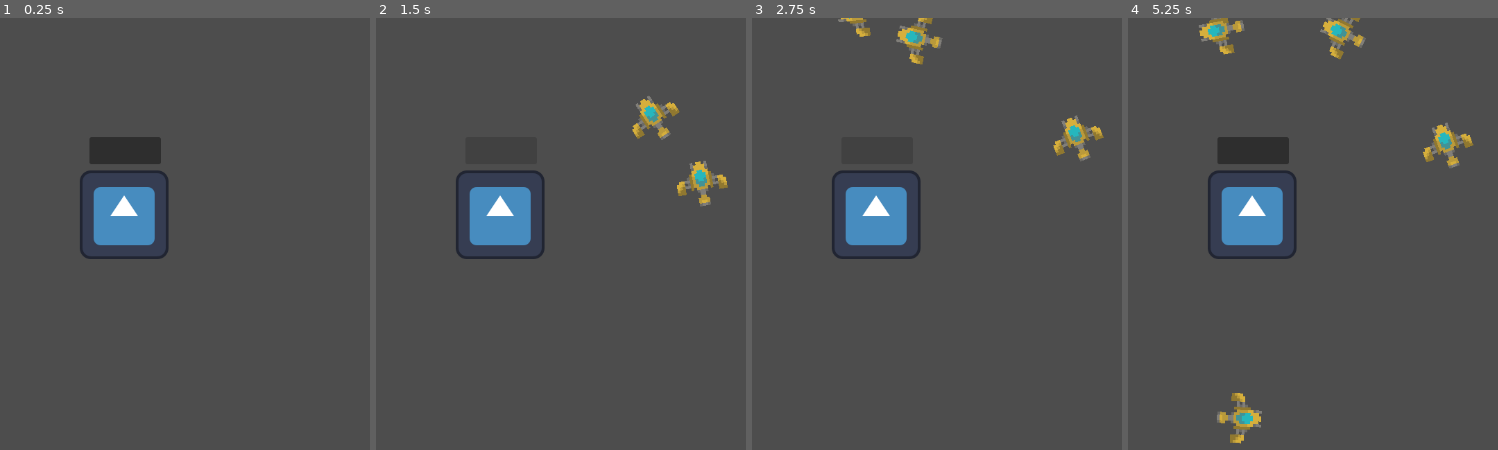
Above: before the commit, frames 1-4 (left to right).
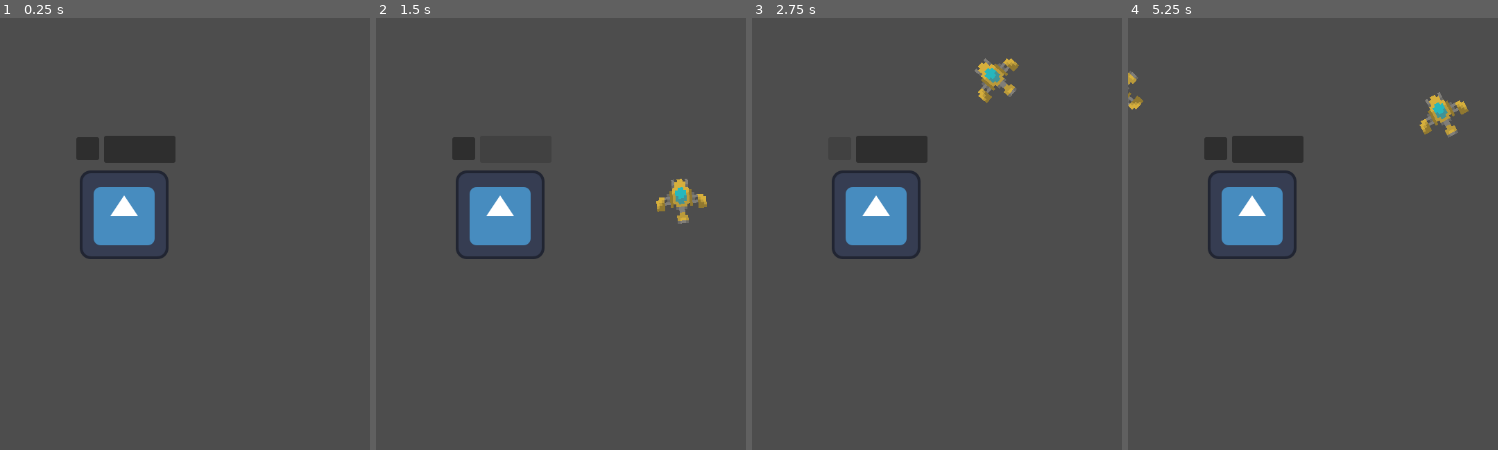
Above: after the commit, the same moments.

Repository: Luminescent-Cheese/Space-Empire
Game: Godot game, scene res://game.tscn
Same seed, same stepped clock (60 frames per second), same inputs: the game is played once before the commit and once after it. The engine's default icon, where the game draws it, is replaced by a stand-in: a white triangle on a blue panel in a dark square.
Inputs (mouse positions are in pixels of both pictures, inside the frame that each line leads up to; where the layout moved, square brackets give the same spot in the first picture):
- Up to frame 1 (0.25 s): no input
- Up to frame 2 (1.5 s): click (464, 147) [501, 151] at 0.5 s; click (516, 147) at 1.27 s
- Up to frame 3 (2.75 s): click (840, 147) [877, 151] at 2 s
- Up to frame 4 (5.25 s): click (1268, 147) at 2.77 s; click (1216, 147) [1253, 151] at 3.5 s; click (1268, 147) at 4.27 s; move the mouse to (outside the picture) at 5.02 s; click (outside the picture) at 5.17 s

The runs differ from the first frame. In frame 1, 0.6% of the frame differs, in the area x 20-48%, y 27-34%; in frame 2, 1.9%; in frame 3, 2.3%; in frame 4, 3.7%, in the area x 0-94%, y 0-99%.

Commit message:
Basic planetary movement
you can now move ships to different planets

Diff:
--- a/game.gd
+++ b/game.gd
@@ -2,12 +2,47 @@
 var ship = preload("res://ship.tscn")
 @onready var planetStorage = $planets
 @onready var ships := {}
+var shipsInPlay = 0
+@onready var planetShips :={}
+var moveShips = [" "," "]
+var shipsToMove = []
 func _ready() -> void:
 	#connects signals from planets
 	for grandchild in planetStorage.get_children():
 		grandchild.buildShip.connect(_on_planet_build_ship)
+		grandchild.moveShip.connect(_on_planet_move_ship)
+		planetShips[grandchild.name] = []
+
 func _on_planet_build_ship(name) -> void:
 	var spawnShip = ship.instantiate()
-	ships[spawnShip.name] = planetStorage.planets[name]
-	spawnShip.home = ships[spawnShip.name]
+	spawnShip.name = "ship"+str(shipsInPlay)
+	ships[spawnShip.name] = [planetStorage.planets[name]]
+	spawnShip.home = ships[spawnShip.name][0]
+	shipsInPlay += 1
 	add_child(spawnShip)
+	ships[spawnShip.name].append(spawnShip)
+	planetShips[name].append(spawnShip.name)
+
+func _on_planet_move_ship(name) -> void:
+	#Gets the ships on a planet to move them to another
+	#Gets list of all ship names that need to move
+	if moveShips[0] == " ":
+		moveShips[0] = name
+		for i in range(planetShips[name].size()):
+			shipsToMove.append((planetShips[name])[i])
+		print(moveShips)
+	else:
+		#Checks to see if same planet was selected twice (cancels if yes)
+		moveShips[1] = name
+		if moveShips[0] == moveShips[1]:
+			moveShips = [" ", " "]
+			shipsToMove = []
+		else:
+			#otherwise tells ships to move to new planet
+			for i in range(shipsToMove.size()):
+				ships[shipsToMove[i]][0] = planetStorage.planets[name]
+				(ships[shipsToMove[i]])[1].home = ships[shipsToMove[i]][0]
+				planetShips[name].append(shipsToMove[i])
+				planetShips[moveShips[0]].erase(shipsToMove[i])
+			moveShips = [" ", " "]
+			shipsToMove = []
--- a/planet.gd
+++ b/planet.gd
@@ -1,4 +1,10 @@
 extends Node2D
 signal buildShip
+signal moveShip
+
+func _on_summon_ship_pressed() -> void:
+	buildShip.emit(self.name)
+
 func _on_button_pressed() -> void:
-	buildShip.emit(self.name)
+	#moving ships
+	moveShip.emit(self.name)
--- a/planet.tscn
+++ b/planet.tscn
@@ -6,13 +6,20 @@
 [node name="planet" type="Node2D" unique_id=201464674]
 script = ExtResource("1_mtr83")
 
-[node name="Button" type="Button" parent="." unique_id=2122741636]
-offset_left = -50.0
+[node name="Button" type="Button" parent="." unique_id=1502094174]
+offset_left = -69.0
 offset_top = -112.0
-offset_right = 53.0
-offset_bottom = -73.0
+offset_right = -36.0
+offset_bottom = -79.0
+
+[node name="summon ship" type="Button" parent="." unique_id=2122741636]
+offset_left = -29.0
+offset_top = -114.0
+offset_right = 74.0
+offset_bottom = -75.0
 
 [node name="Icon" type="Sprite2D" parent="." unique_id=776538059]
 texture = ExtResource("1_1odxm")
 
 [connection signal="pressed" from="Button" to="." method="_on_button_pressed"]
+[connection signal="pressed" from="summon ship" to="." method="_on_summon_ship_pressed"]
--- a/project.godot
+++ b/project.godot
@@ -15,6 +15,10 @@
 config/features=PackedStringArray("4.6", "Forward Plus")
 config/icon="res://icon.svg"
 
+[layer_names]
+
+2d_physics/layer_1="ships"
+
 [physics]
 
 3d/physics_engine="Jolt Physics"
--- a/ship.gd
+++ b/ship.gd
@@ -12,6 +12,7 @@
 	orbitDistance = rng.randi_range(250,350)
 
 func _physics_process(delta: float) -> void:
+	#print(home)
 	_orbit(orbitDistance,orbitdegree)
 	orbitdegree -= orbitSpeed
 	rotation = orbitdegree
--- a/ship.tscn
+++ b/ship.tscn
@@ -7,6 +7,7 @@
 radius = 35.014282
 
 [node name="ship" type="CharacterBody2D" unique_id=576838477]
+collision_mask = 0
 script = ExtResource("1_4cq66")
 
 [node name="CollisionShape2D" type="CollisionShape2D" parent="." unique_id=708855811]
